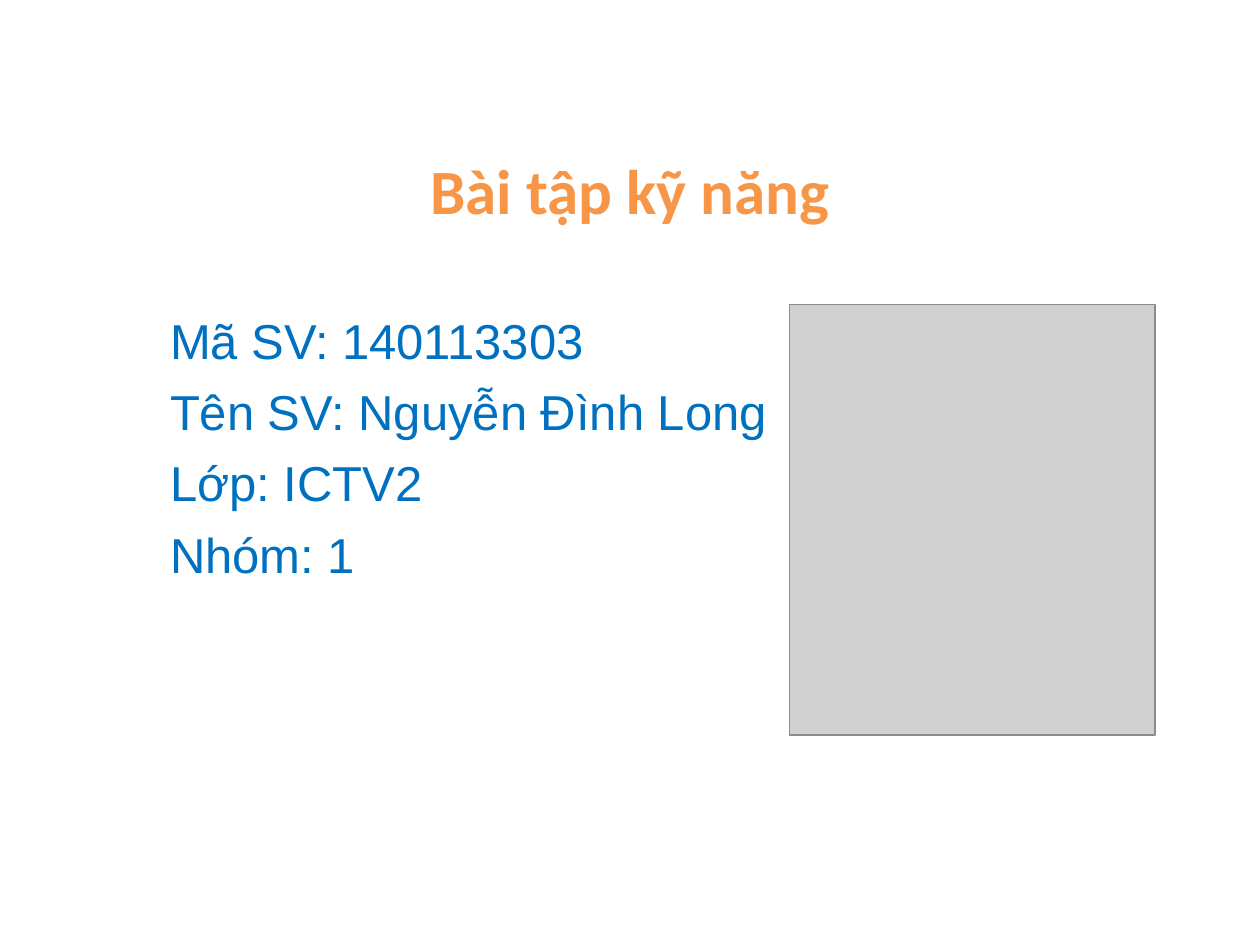
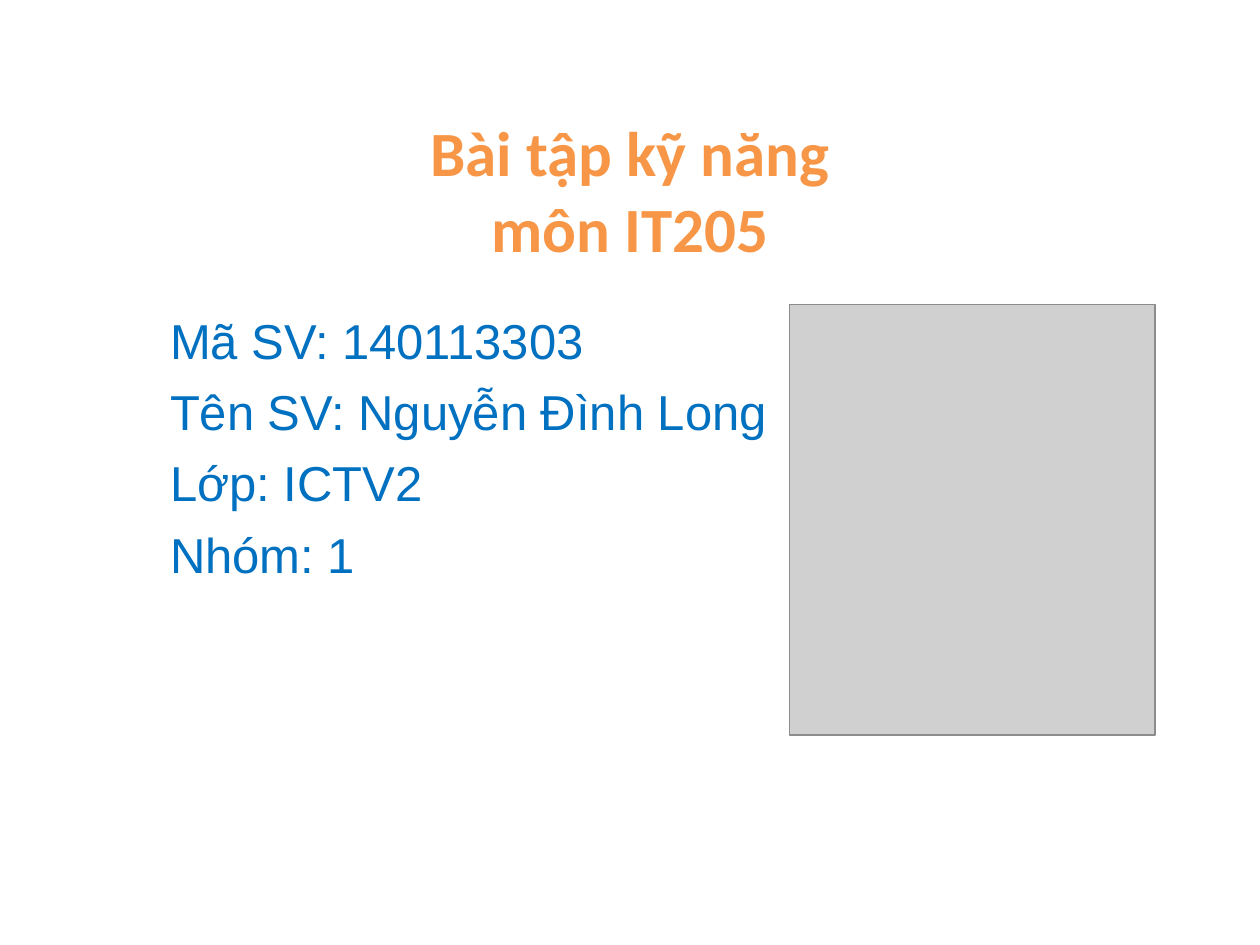
Before and after one commit to ndlongit/longnd-data, a slide deck: slide 1 of Temp/Bai tap ky nang - NDL.ppt. Drawn at 1260x945 pixels with LibreOffice and Linux fonts; fonts in the diff are those of the drawing; grey boxes stand for pictures. Boxes give left, top, right and bottom in pixels: in the first picture for what was removed or moved away, otherwise in the second. Text is boxed around its words. In the diff, an @@ line names an element or a change of style, - is before the commit and + after.

```diff
--- a/Temp/Bai tap ky nang - NDL.ppt
+++ b/Temp/Bai tap ky nang - NDL.ppt
@@ title at (x1=430, y1=132, x2=829, y2=253): text changed @@
-Bài tập kỹ năng
+Bài tập kỹ năng
+môn IT205
```
Also in this commit, not shown: 4 other slides changed, 3 slides added, 3 slides removed.
